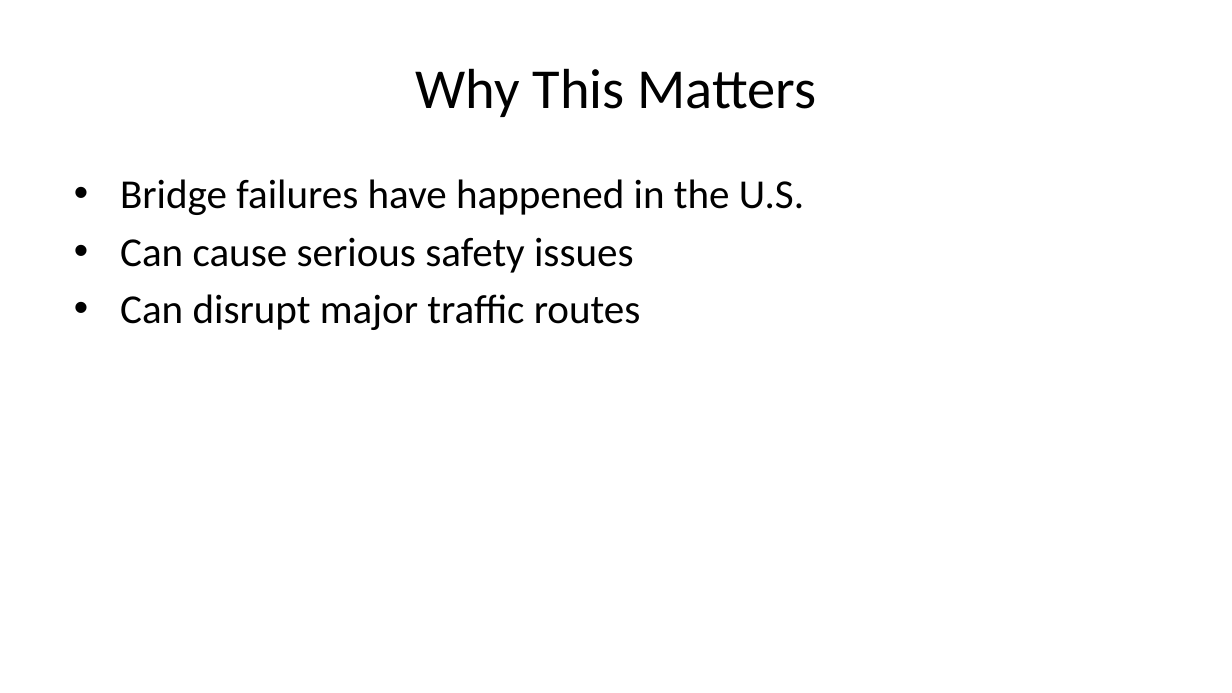
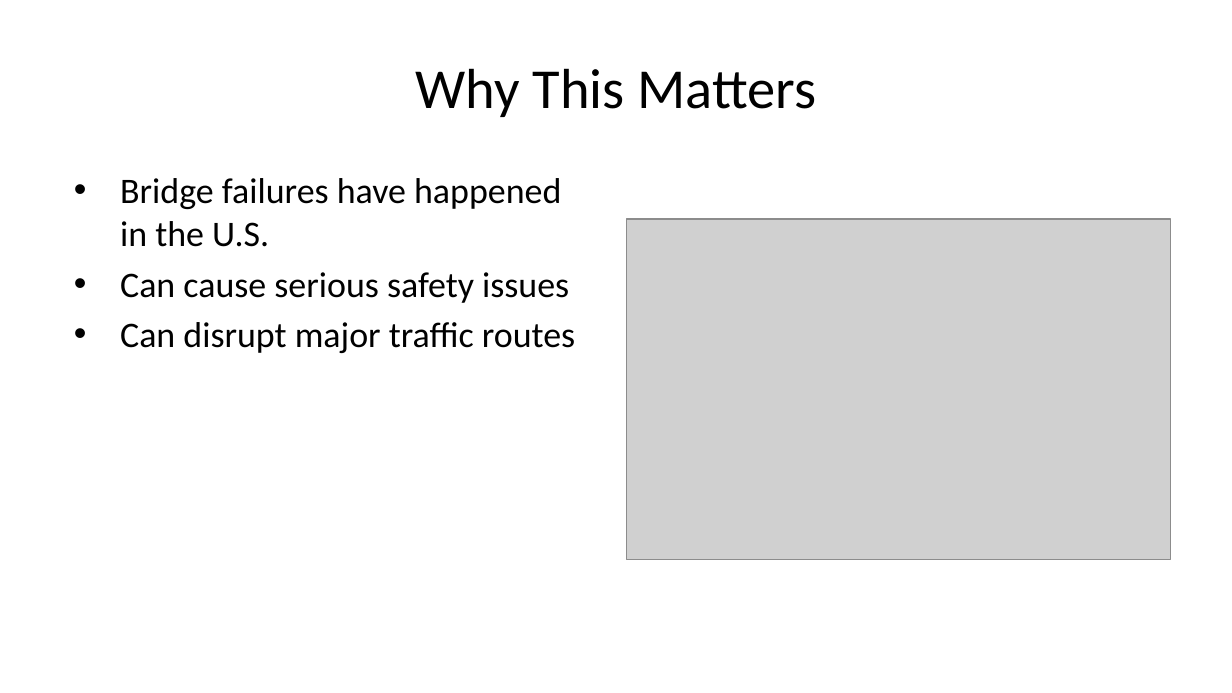
Before and after one commit to unl-statistics/business-report-MRB2429, a slide deck: slide 2 of slides.pptx. Drawn at 1232x693 pixels with LibreOffice and Linux fonts; fonts in the diff are those of the drawing; grey boxes stand for pictures. Boxes give left, top, right and bottom in pixels: in the first picture for what was removed or moved away, otherwise in the second. Text is boxed around its words. In the diff, an @@ line names an element or a change of style, - is before the commit and + after.

```diff
--- a/slides.pptx
+++ b/slides.pptx
@@ text "Bridge failures have happened in ..." at (x1=120, y1=178, x2=575, y2=353): size 24 to 21 pt @@
@@ picture added at (x1=626, y1=219, x2=1170, y2=559) @@
```
Also in this commit, not shown: 5 other slides changed, 1 slide added, 4 other files.
